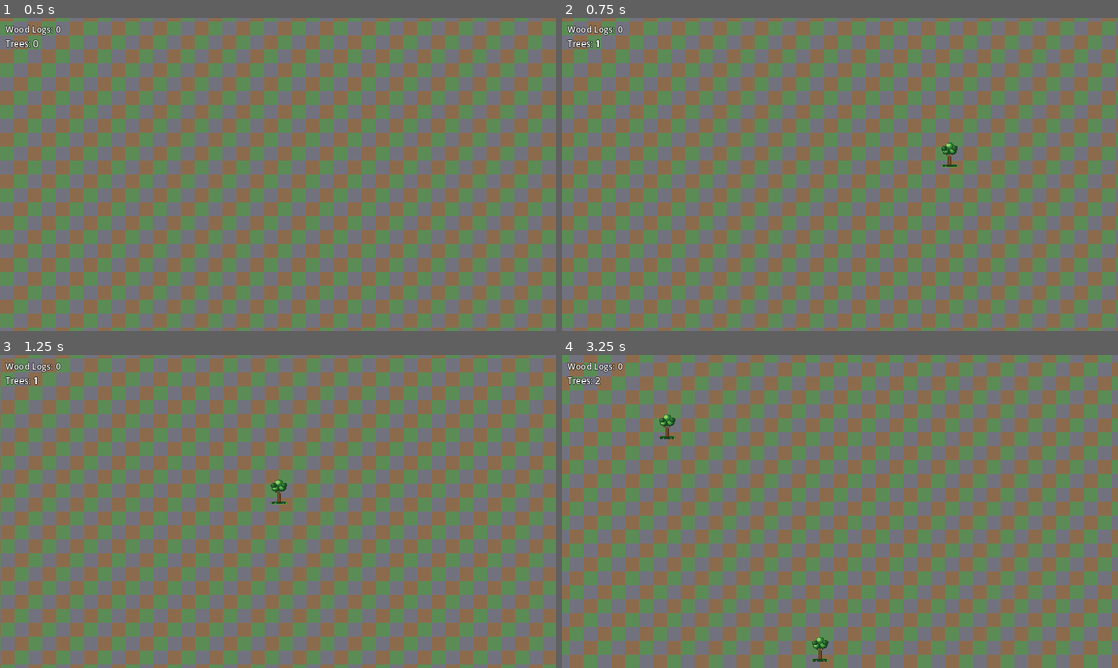
Above: before the commit, frames 1-4 (two rows, left to right).
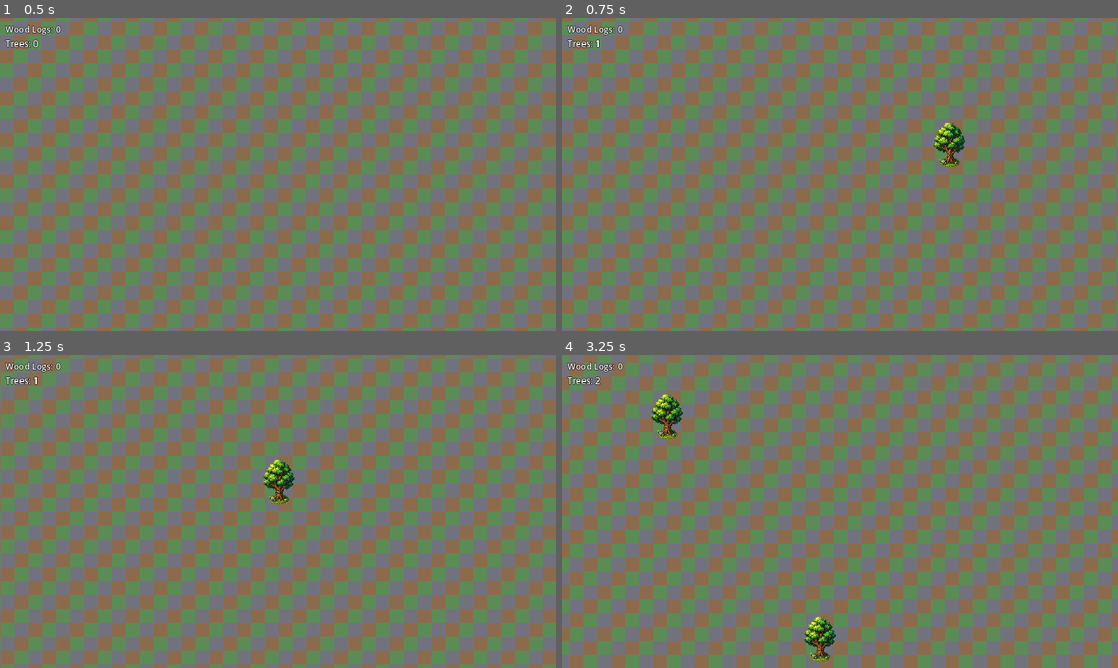
Above: after the commit, the same moments.

Repository: mcchesneyjg-max/Test-Gamer
Game: Godot game, scene res://main.tscn
Two runs of this game, one before a commit and one after it. Both use one fixed random seed, a clock stepped at 60 frames per second and the inputs below.
Inputs (mouse positions are in pixels of both pictures, inside the frame that each line leads up to):
- Up to frame 1 (0.5 s): no input
- Up to frame 2 (0.75 s): tap Enter at 0.5 s; move the mouse to (962, 158) at 0.52 s; hold D (move_right) from 0.53 s (still down); tap T at 0.6 s; click (962, 158) at 0.67 s
- Up to frame 3 (1.25 s): keep holding D (move_right)
- Up to frame 4 (3.25 s): move the mouse to (728, 527) at 1.27 s; release D (move_right) at 1.28 s; hold S (move_down) 1.28-2.03 s; tap T at 1.35, 2.1, 2.85 s; move the mouse to (895, 442) at 2.02 s; hold D (move_right) 2.03-2.78 s; move the mouse to (812, 574) at 2.77 s; hold W (move_up) from 2.78 s (still down); click (812, 574) at 2.92 s

Frame 1 is identical in both runs. In frame 2, 0.5% of the frame differs, in the area x 66-73%, y 33-48%; in frame 3, 0.5%; in frame 4, 1.0%, in the area x 16-50%, y 12-98%.

Commit message:
Art pass v3: high-detail cozy forest pixel sprites
Upgrade all placeable sprites from AI-generated source art with
nearest-neighbor downscaling for crisp pixels at larger sizes.

- Tree 72x104 with layered canopy, gnarled trunk, grass base
- Buildings 64x64 (lumber camp, warehouse, hauler station)
- Hauler walk sheet 4x32px frames with backpack detail
- Wood log and pile refreshed to match v3 palette
- Scene offsets and FRAME_SIZE updated for new dimensions
- Add process_v3_sprites.py and --screenshot-art-pass-v3 handler

Co-authored-by: mcchesneyjg-max <mcchesneyjg-max@users.noreply.github.com>

Diff:
--- a/game/scenes/hauler_station.tscn
+++ b/game/scenes/hauler_station.tscn
@@ -7,7 +7,7 @@
 script = ExtResource("1_station")
 
 [node name="Sprite" type="Sprite2D" parent="."]
-position = Vector2(-8, -16)
+position = Vector2(-16, -32)
 texture_filter = 0
 centered = false
 texture = ExtResource("2_sprite")
--- a/game/scenes/hauler_worker.tscn
+++ b/game/scenes/hauler_worker.tscn
@@ -7,7 +7,7 @@
 script = ExtResource("1_worker")
 
 [node name="Body" type="AnimatedSprite2D" parent="."]
-scale = Vector2(1.2, 1.2)
+scale = Vector2(1.0, 1.0)
 texture_filter = 0
 
 [node name="Cargo" type="Sprite2D" parent="."]
--- a/game/scenes/lumber_camp.tscn
+++ b/game/scenes/lumber_camp.tscn
@@ -8,7 +8,7 @@
 script = ExtResource("1_camp")
 
 [node name="Sprite" type="Sprite2D" parent="."]
-position = Vector2(-8, -16)
+position = Vector2(-16, -32)
 texture_filter = 0
 centered = false
 texture = ExtResource("3_sprite")
--- a/game/scenes/mature_tree.tscn
+++ b/game/scenes/mature_tree.tscn
@@ -7,7 +7,7 @@
 script = ExtResource("1_tree")
 
 [node name="Sprite" type="Sprite2D" parent="."]
-position = Vector2(-8, -32)
+position = Vector2(-20, -72)
 texture_filter = 0
 centered = false
 texture = ExtResource("2_sprite")
--- a/game/scenes/warehouse_building.tscn
+++ b/game/scenes/warehouse_building.tscn
@@ -8,7 +8,7 @@
 script = ExtResource("1_warehouse")
 
 [node name="Sprite" type="Sprite2D" parent="."]
-position = Vector2(-8, -16)
+position = Vector2(-16, -32)
 texture_filter = 0
 centered = false
 texture = ExtResource("3_sprite")
--- a/game/scripts/dev_screenshot.gd
+++ b/game/scripts/dev_screenshot.gd
@@ -19,6 +19,8 @@
 		call_deferred("_capture_art_pass")
 	elif "--screenshot-art-pass-v2" in OS.get_cmdline_args():
 		call_deferred("_capture_art_pass_v2")
+	elif "--screenshot-art-pass-v3" in OS.get_cmdline_args():
+		call_deferred("_capture_art_pass_v3")
 
 func _capture_task2() -> void:
 	var tilemap: TileMap = get_parent().get_node("TileMap")
@@ -272,3 +274,44 @@
 	var output_path := output_dir.path_join("art-pass-v2-after.png")
 	get_viewport().get_texture().get_image().save_png(output_path)
 	get_tree().quit()
+
+func _capture_art_pass_v3() -> void:
+	var tilemap: TileMap = get_parent().get_node("TileMap")
+	var camera: Camera2D = get_parent().get_node("Camera2D")
+	camera.position = Vector2(125, 124) * 32
+	camera.zoom = Vector2(3, 3)
+
+	var tree_coords := [Vector2i(116, 122), Vector2i(117, 125), Vector2i(119, 121)]
+	for coords in tree_coords:
+		var tree := MATURE_TREE_SCENE.instantiate()
+		tree.position = tilemap.map_to_local(coords)
+		tilemap.add_child(tree)
+
+	var camp_scene := preload("res://scenes/lumber_camp.tscn")
+	var camp = camp_scene.instantiate()
+	camp.position = tilemap.map_to_local(Vector2i(118, 124))
+	tilemap.add_child(camp)
+	await get_tree().process_frame
+	camp.deposit_to_output(3)
+
+	var warehouse_scene := preload("res://scenes/warehouse_building.tscn")
+	var warehouse = warehouse_scene.instantiate()
+	warehouse.position = tilemap.map_to_local(Vector2i(132, 124))
+	tilemap.add_child(warehouse)
+
+	var station_scene := preload("res://scenes/hauler_station.tscn")
+	var station = station_scene.instantiate()
+	station.position = tilemap.map_to_local(Vector2i(125, 127))
+	station.hauler_count = 1
+	tilemap.add_child(station)
+
+	await get_tree().create_timer(0.3).timeout
+	for worker in get_tree().get_nodes_in_group("hauler_worker"):
+		worker.move_speed = 220.0
+
+	await get_tree().create_timer(1.0).timeout
+	var output_dir := ProjectSettings.globalize_path("res://").path_join("screenshots")
+	DirAccess.make_dir_absolute(output_dir)
+	var output_path := output_dir.path_join("art-pass-v3-after.png")
+	get_viewport().get_texture().get_image().save_png(output_path)
+	get_tree().quit()
--- a/game/scripts/hauler_worker.gd
+++ b/game/scripts/hauler_worker.gd
@@ -4,7 +4,7 @@
 
 const ARRIVE_DISTANCE := 8.0
 const WALK_SHEET := preload("res://assets/sprites/hauler_worker_walk.png")
-const FRAME_SIZE := 24
+const FRAME_SIZE := 32
 const WALK_FRAMES := 4
 
 @export var move_speed: float = 90.0
Binary file changed: game/assets/sprites/hauler_station.png
Binary file changed: game/assets/sprites/hauler_worker.png
Binary file changed: game/assets/sprites/hauler_worker_walk.png
Binary file changed: game/assets/sprites/lumber_camp.png
Binary file changed: game/assets/sprites/mature_tree.png
Binary file changed: game/assets/sprites/warehouse.png
Binary file changed: game/assets/sprites/wood_log.png
Binary file changed: game/assets/sprites/wood_log_pile.png
Binary file added: game/screenshots/art-pass-v3-after.png
Not shown, changed: README.md
Not shown, added: game/tools/process_v3_sprites.py
